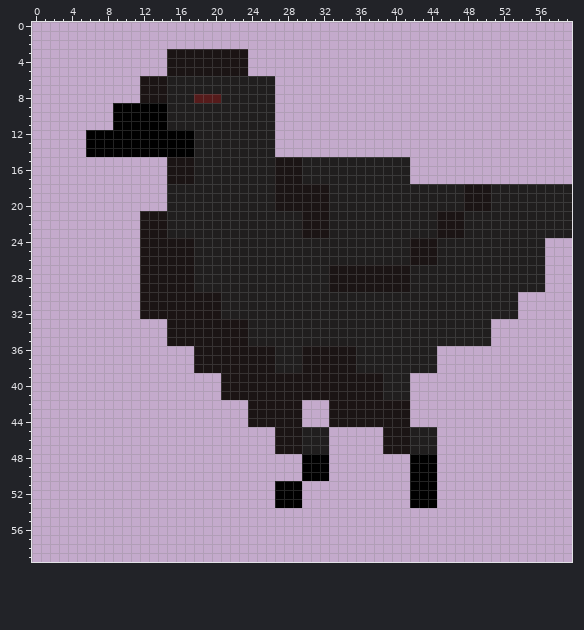
Two states of a pixel-art sprite, graphics/varna/varna1.png. That is the earlier state.
The file is 60x60 pixels. Colours within 5 levels of each other are drawn and written as one.
Now the later version:
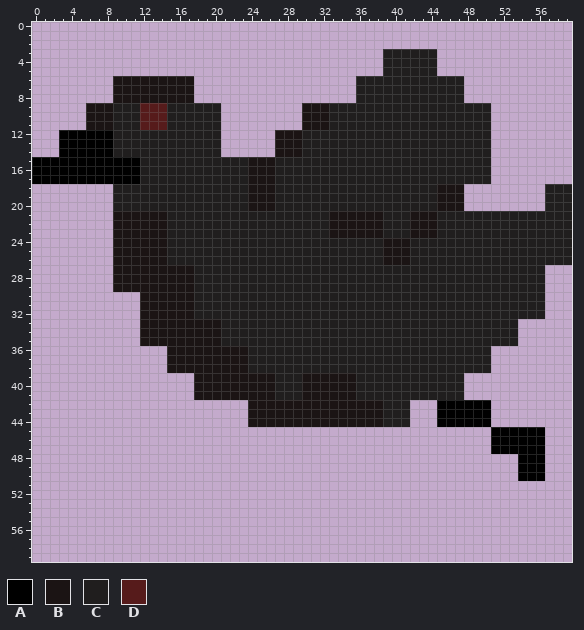
Palette (. is transparent): A #000000  B #1b1414  C #201e1e  D #561b1b
Edits made:
y 3..5: x 15..23 BBBBBBBBB -> .........; x 39..44 ...... -> CCCCCC
y 6..7: x 9..11 ... -> BBB; x 15..26 CCCCCCCCCCCC -> BBB.........; x 36..47 ............ -> CCCCCCCCCCCC
y 8: x 9..11 ... -> BBB; x 15..26 CCCDDDCCCCCC -> BBB.........; x 36..47 ............ -> CCCCCCCCCCCC
y 9..11: x 6..14 ...AAAAAA -> BBBCCCDDD; x 21..26 CCCCCC -> ......; x 30..50 ..................... -> BBBCCCCCCCCCCCCCCCCCC
y 12..14: x 3..5 ... -> AAA; x 9..17 AAAAAAAAA -> CCCCCCCCC; x 21..50 CCCCCC........................ -> ......BBBCCCCCCCCCCCCCCCCCCCCC
y 15..17: x 0..17 ...............BBB -> AAAAAAAAAAAACCCCCC; x 24..29 CCCBBB -> BBBCCC; x 42..50 ......... -> CCCCCCCCC
y 18..20: x 9..14 ...... -> CCCCCC; x 24..32 CCCBBBBBB -> BBBCCCCCC; x 45..56 CCCBBBCCCCCC -> BBB.........
y 21..23: x 9..11 ... -> BBB; x 30..38 BBBCCCCCC -> CCCBBBBBB; x 42..47 CCCBBB -> BBBCCC
y 24..26: x 9..11 ... -> BBB; x 15..17 BBB -> CCC; x 39..44 CCCBBB -> BBBCCC; x 57..59 ... -> CCC
y 27..29: x 9..11 ... -> BBB; x 33..41 BBBBBBBBB -> CCCCCCCCC
y 30..32: x 18..20 BBB -> CCC; x 54..56 ... -> CCC
y 33..35: x 12..14 ... -> BBB; x 21..23 BBB -> CCC; x 51..53 ... -> CCC
y 36..38: x 15..17 ... -> BBB; x 24..26 BBB -> CCC; x 30..35 BBBBBB -> CCCCCC; x 45..50 ...... -> CCCCCC
y 39..41: x 18..20 ... -> BBB; x 27..29 BBB -> CCC; x 36..38 BBB -> CCC; x 42..47 ...... -> CCCCCC
y 42..44: x 30..32 ... -> BBB; x 39..41 BBB -> CCC; x 45..50 ...... -> AAAAAA
y 45..47: x 27..32 BBBCCC -> ......; x 39..44 BBBCCC -> ......; x 51..56 ...... -> AAAAAA
y 48..50: x 30..32 AAA -> ...; x 42..44 AAA -> ...; x 54..56 ... -> AAA
y 51..53: x 27..29 AAA -> ...; x 42..44 AAA -> ...
Where, in picture pixels (left, top, right, bottom), the same in both pictures:
changed: (32, 49, 545, 292)
added: (545, 238, 572, 265)
changed: (140, 292, 545, 508)
